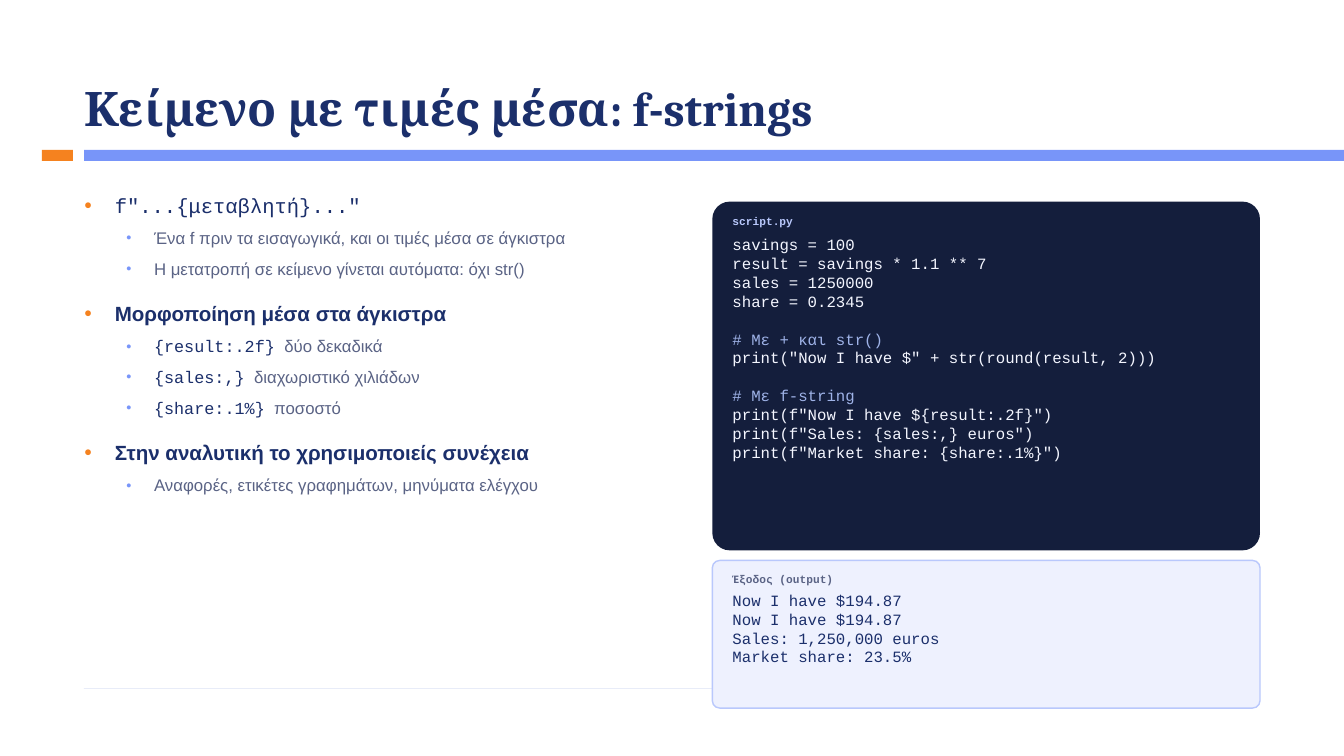
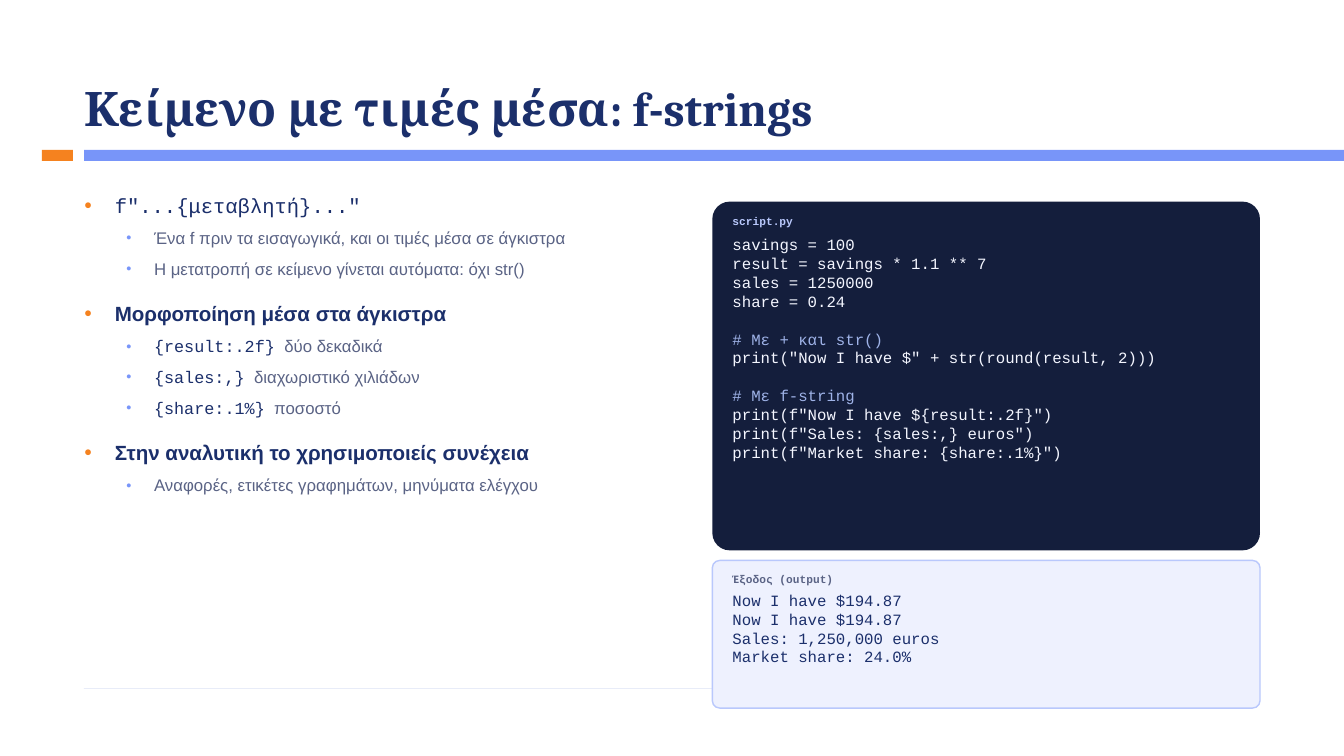
Before and after one commit to kalampokis/kalampokis.github.io, a slide deck: slide 17 of bap/Week3/BAP_Week3_Python_Basics.pptx. Drawn at 1344x756 pixels with LibreOffice and Linux fonts; fonts in the diff are those of the drawing. Boxes give left, top, right and bottom in pixels: in the first picture for what was removed or moved away, otherwise in the second. Text is boxed around its words. In the diff, an @@ line names an element or a change of style, - is before the commit and + after.

```diff
--- a/bap/Week3/BAP_Week3_Python_Basics.pptx
+++ b/bap/Week3/BAP_Week3_Python_Basics.pptx
@@ text at [732, 295, 846, 307]: text changed @@
-share = 0.2345
+share = 0.24
@@ text at [732, 651, 911, 662]: text changed @@
-Market share: 23.5%
+Market share: 24.0%
```
Also in this commit, not shown: 1 other file.
